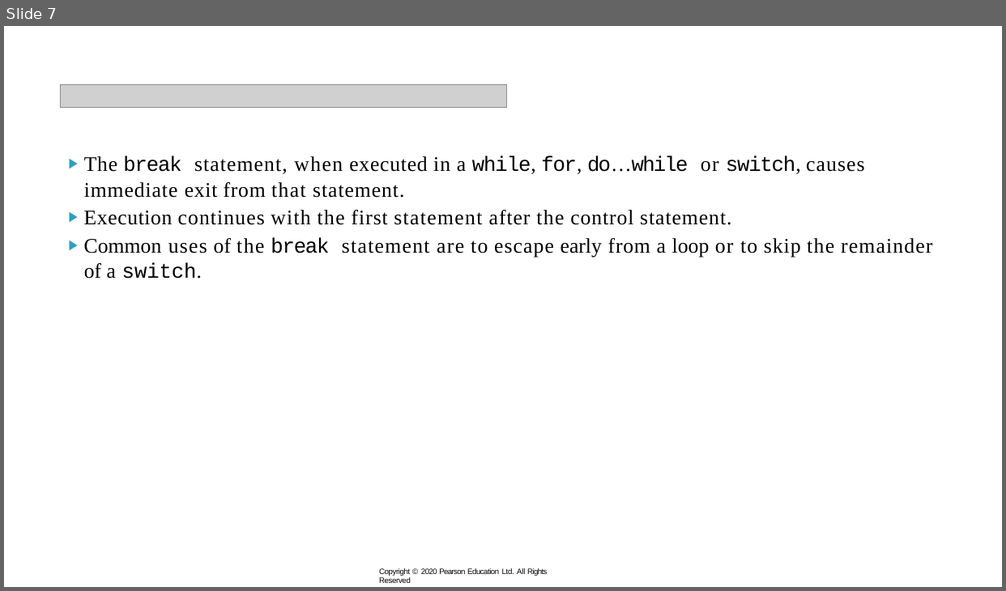
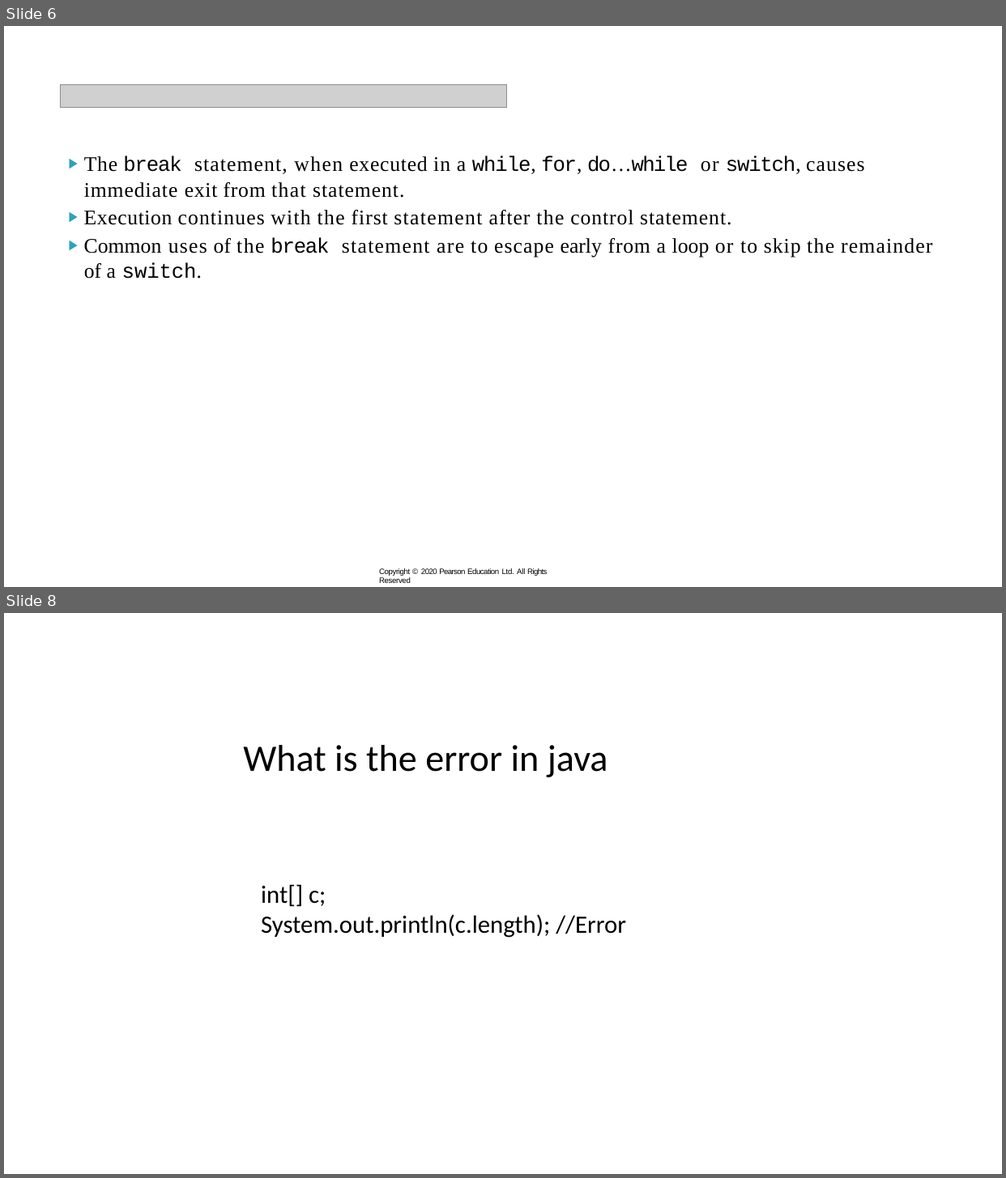
Before and after one commit to xiaoleibi/DMU26, a slide deck: ppt/uge40LoopsPartII.pptx. Shown one above the other, each under a label of ours: slide 7 before the commit, slides 6 and 8 after it; the slides between them are not shown. The pictures are 1006x591 and 1006x1178 pixels, drawn with LibreOffice and Linux fonts; fonts in the diff are those of the drawing; grey boxes stand for pictures. Boxes give left, top, right and bottom in pixels: in the first picture for what was removed or moved away, otherwise in the second. Text is boxed around its words. In the diff, an @@ line names an element or a change of style, - is before the commit and + after.

```diff
--- a/ppt/uge40LoopsPartII.pptx
+++ b/ppt/uge40LoopsPartII.pptx
@@ slide 8 added at (4,613,1002,1174), background #FFFFFF @@
@@ text added at (243,745,608,777), 36 pt, text #000000 @@
+What is the error in java
@@ text added at (261,884,626,938), 24 pt, text #000000 @@
+int[] c;
+System.out.println(c.length); //Error
@@ what was slide 7 is now slide 6 @@
```
Also in this commit, not shown: 1 slide changed, 13 other slides added, 1 slide removed, 5 other files.
